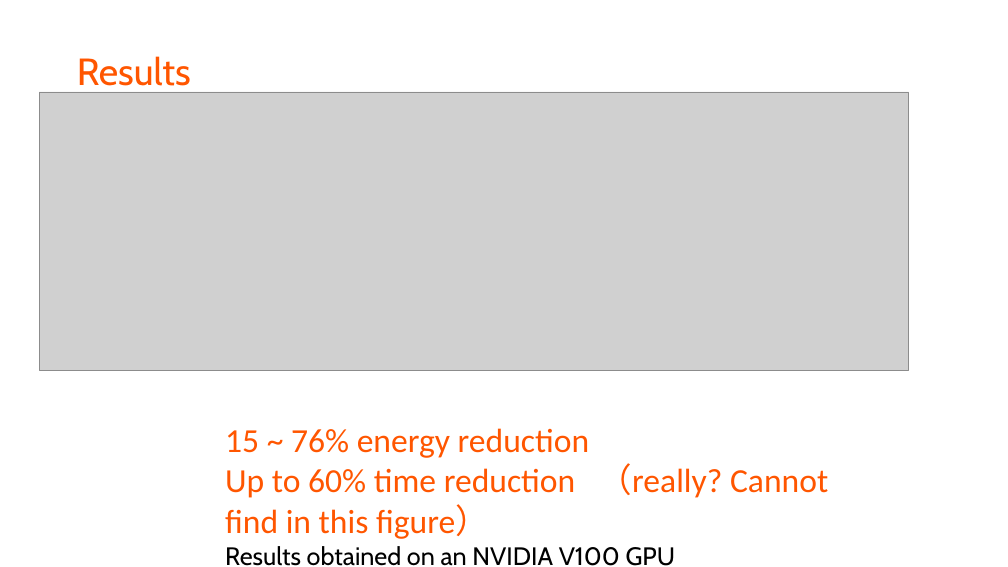
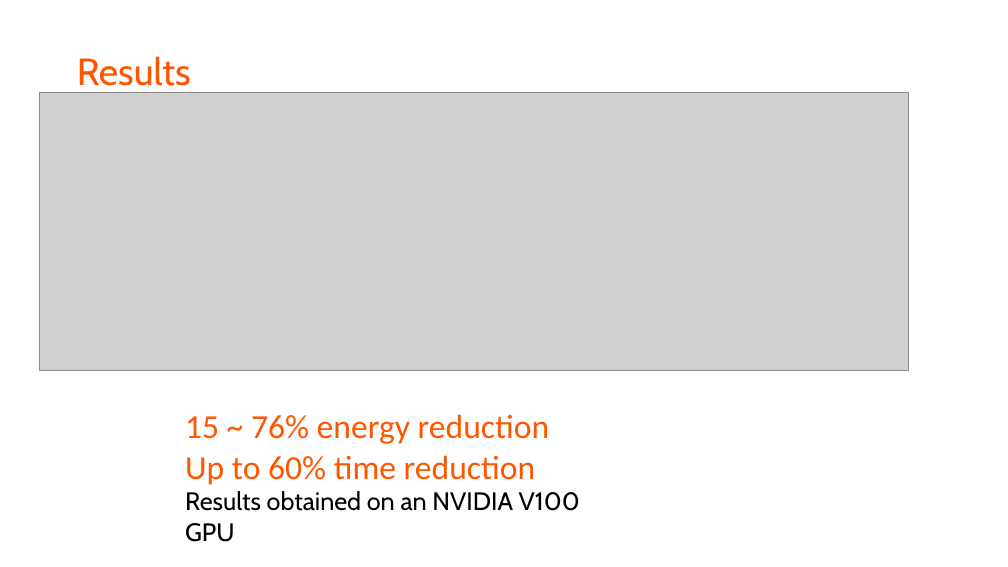
Before and after one commit to LukeLIN-web/CS345, a slide deck: slide 29 of paperview/zeuspresentation.pptx (slide 25 before the commit). Drawn at 1008x567 pixels with LibreOffice and Linux fonts; fonts in the diff are those of the drawing; grey boxes stand for pictures. Boxes give left, top, right and bottom in pixels: in the first picture for what was removed or moved away, otherwise in the second. Text is boxed around its words. In the diff, an @@ line names an element or a change of style, - is before the commit and + after.

```diff
--- a/paperview/zeuspresentation.pptx
+++ b/paperview/zeuspresentation.pptx
@@ text "15 ~ 76% energy reduction": place and size @@
-text "15 ~ 76% energy reduction" at (225, 428, 828, 566)
+text "15 ~ 76% energy reduction" at (185, 414, 580, 511)
@@ text at (185, 455, 536, 485): text changed @@
-Up to 60% time reduction （really? Cannot find in this figure）
+Up to 60% time reduction
```
Also in this commit, not shown: 16 other slides changed, 17 slides added, 6 slides removed, 8 other files.
